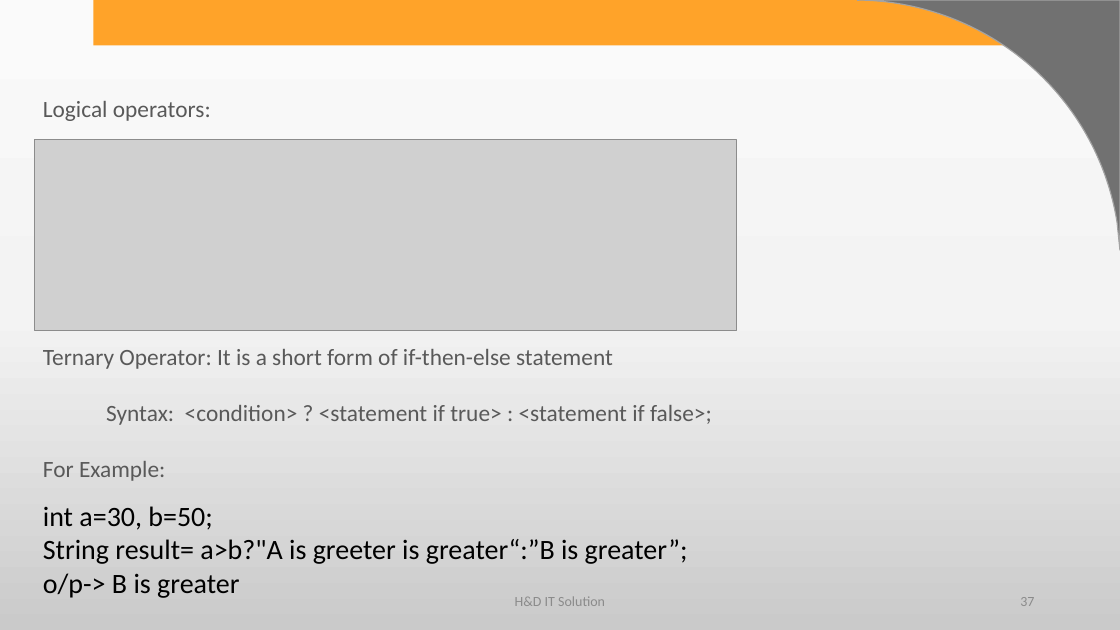
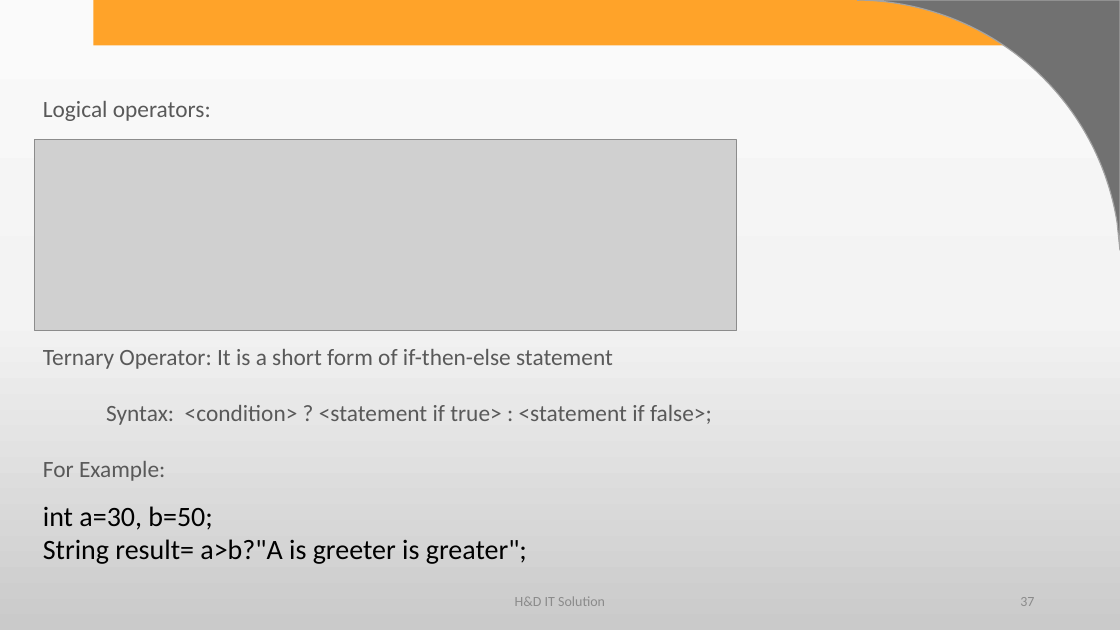
Before and after one commit to harshadasawant/infinite_code, a slide deck: slide 37 of ppt/JAVA syllabus.pptx. Drawn at 1120x630 pixels with LibreOffice and Linux fonts; fonts in the diff are those of the drawing; grey boxes stand for pictures; background and template pictures are left out. Boxes give left, top, right and bottom in pixels: in the first picture for what was removed or moved away, otherwise in the second. Text is boxed around its words. In the diff, an @@ line names an element or a change of style, - is before the commit and + after.

```diff
--- a/ppt/JAVA syllabus.pptx
+++ b/ppt/JAVA syllabus.pptx
@@ text at (x1=43, y1=539, x2=527, y2=564): text changed @@
-String result= a>b?"A is greeter is greater“:”B is greater”;
-o/p-> B is greater
+String result= a>b?"A is greeter is greater";
```
Also in this commit, not shown: 4 other slides changed, 53 slides added, 8 other files.
